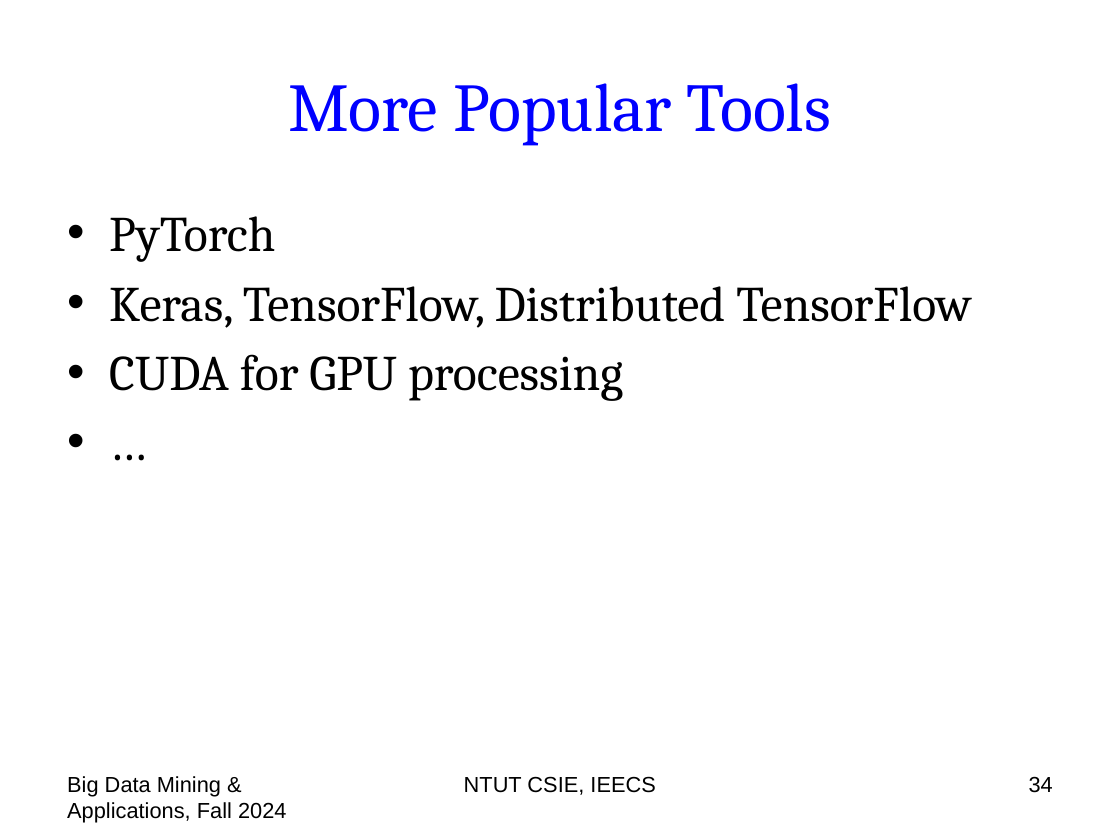
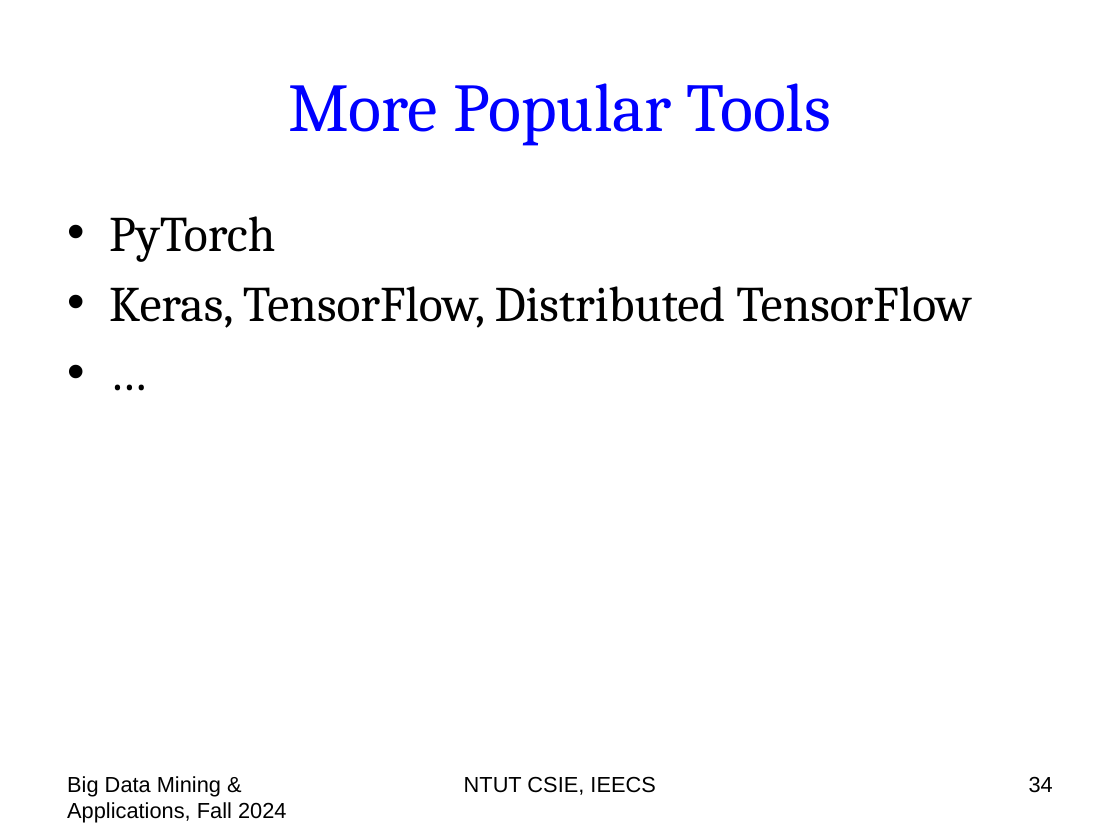
Before and after one commit to chriswjh/chriswjh.github.io, a slide deck: slide 34 of BDM/00-overview.pptx. Drawn at 1120x840 pixels with LibreOffice and Linux fonts; fonts in the diff are those of the drawing. Boxes give left, top, right and bottom in pixels: in the first picture for what was removed or moved away, otherwise in the second. Text is boxed around its words. In the diff, an @@ line names an element or a change of style, - is before the commit and + after.

```diff
--- a/BDM/00-overview.pptx
+++ b/BDM/00-overview.pptx
@@ text at bbox=[109, 354, 623, 401]: paragraph removed @@
-• CUDA for GPU processing
```
Also in this commit, not shown: 12 other slides changed, 1 other file.
